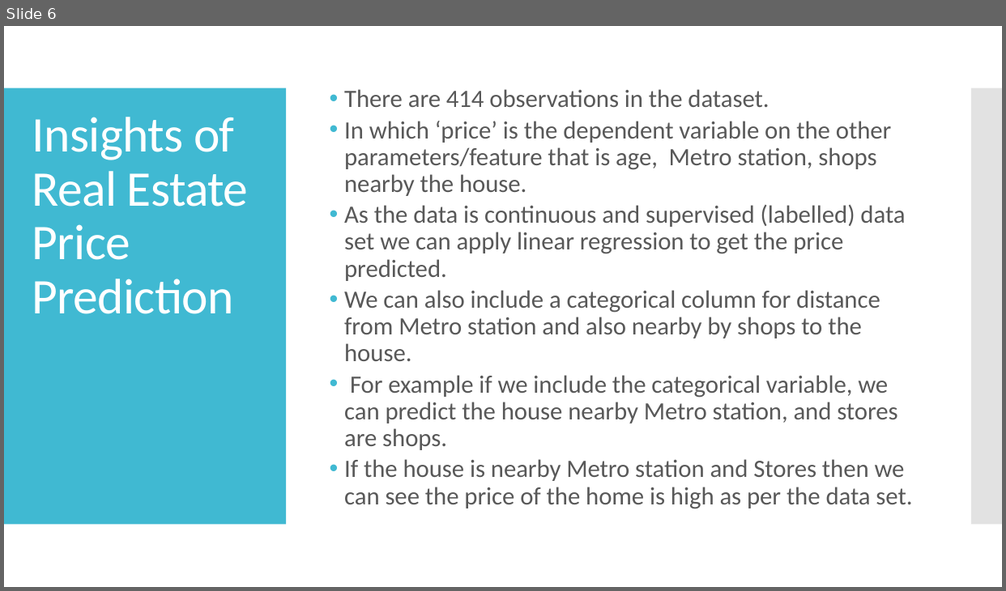
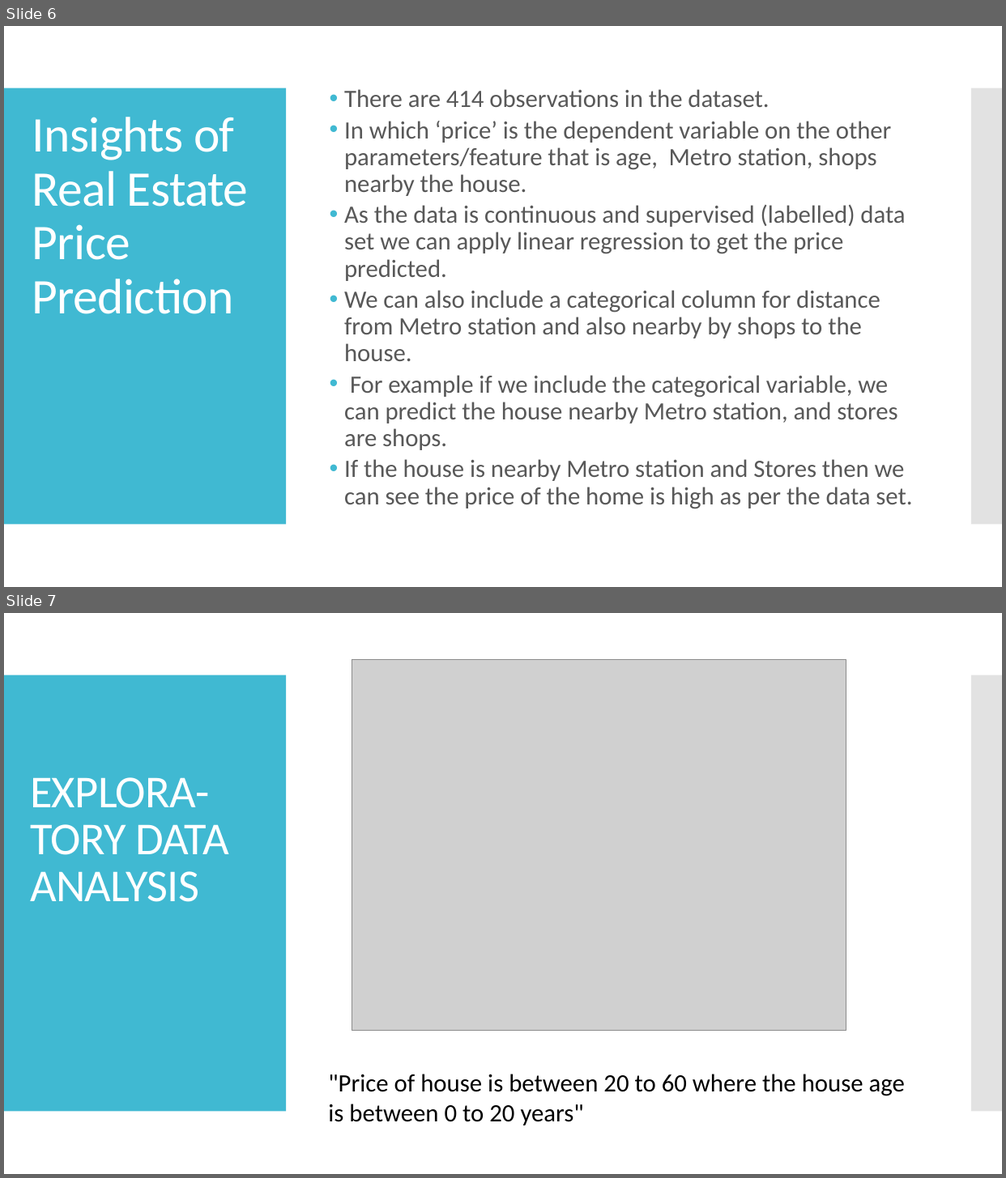
Before and after one commit to Nandan093/Projects, a slide deck: Real Estate price prediction.pptx. Shown one above the other, each under a label of ours: slide 6 before the commit, slides 6 and 7 after it. The pictures are 1006x591 and 1006x1178 pixels, drawn with LibreOffice and Linux fonts; fonts in the diff are those of the drawing; grey boxes stand for pictures. Boxes give left, top, right and bottom in pixels: in the first picture for what was removed or moved away, otherwise in the second. Text is boxed around its words. In the diff, an @@ line names an element or a change of style, - is before the commit and + after.

```diff
--- a/Real Estate price prediction.pptx
+++ b/Real Estate price prediction.pptx
@@ slide 7 added at bbox=[4, 613, 1002, 1174], background #FFFFFF; not listed: 2 template elements that a slide beside it also shows @@
@@ picture added at bbox=[352, 660, 846, 1032] @@
@@ text added at bbox=[30, 777, 229, 902], 44 pt, text #FFFFFF @@
+EXPLORA-TORY DATA ANALYSIS
@@ title added at bbox=[328, 1074, 905, 1126], 24 pt, text #000000 @@
+"Price of house is between 20 to 60 where the house age is between 0 to 20 years"
```
Also in this commit, not shown: 1 slide changed, 11 other slides added.
